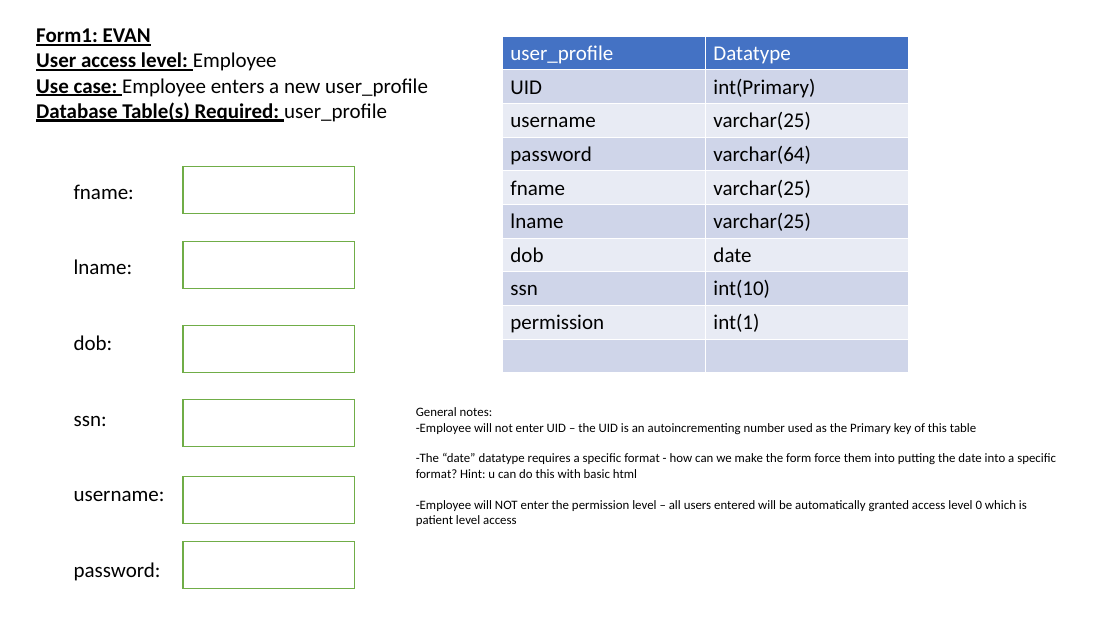
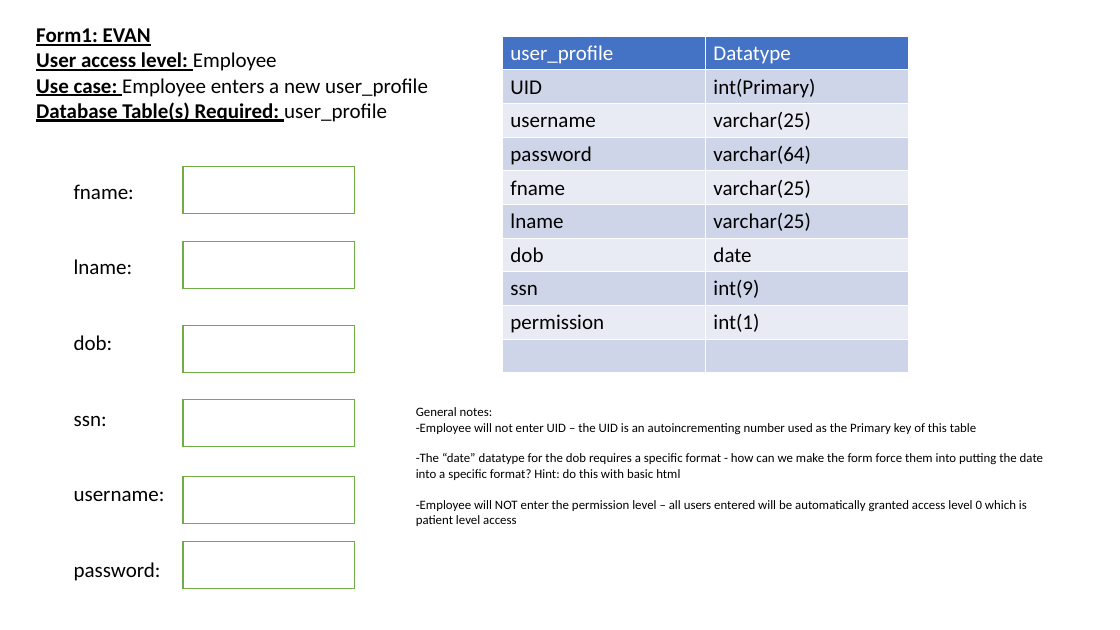
Before and after one commit to evanjam/CovidTestingSite, a slide deck: slide 2 of docs/tables&forms.pptx. Drawn at 1120x630 pixels with LibreOffice and Linux fonts; fonts in the diff are those of the drawing. Boxes give left, top, right and bottom in pixels: in the first picture for what was removed or moved away, otherwise in the second. Text is boxed around its words. In the diff, an @@ line names an element or a change of style, - is before the commit and + after.

```diff
--- a/docs/tables&forms.pptx
+++ b/docs/tables&forms.pptx
@@ table at (502,36,909,372) @@
-row 8, column 2: int(10)
+row 8, column 2: int(9)
@@ text at (416,453,1043,480): text changed @@
--The “date” datatype requires a specific format - how can we make the form force them into putting the date into a specific format? Hint: u can do this with basic html
+-The “date” datatype for the dob requires a specific format - how can we make the form force them into putting the date into a specific format? Hint: do this with basic html
```
Also in this commit, not shown: 1 other slide changed, 3 other files.
